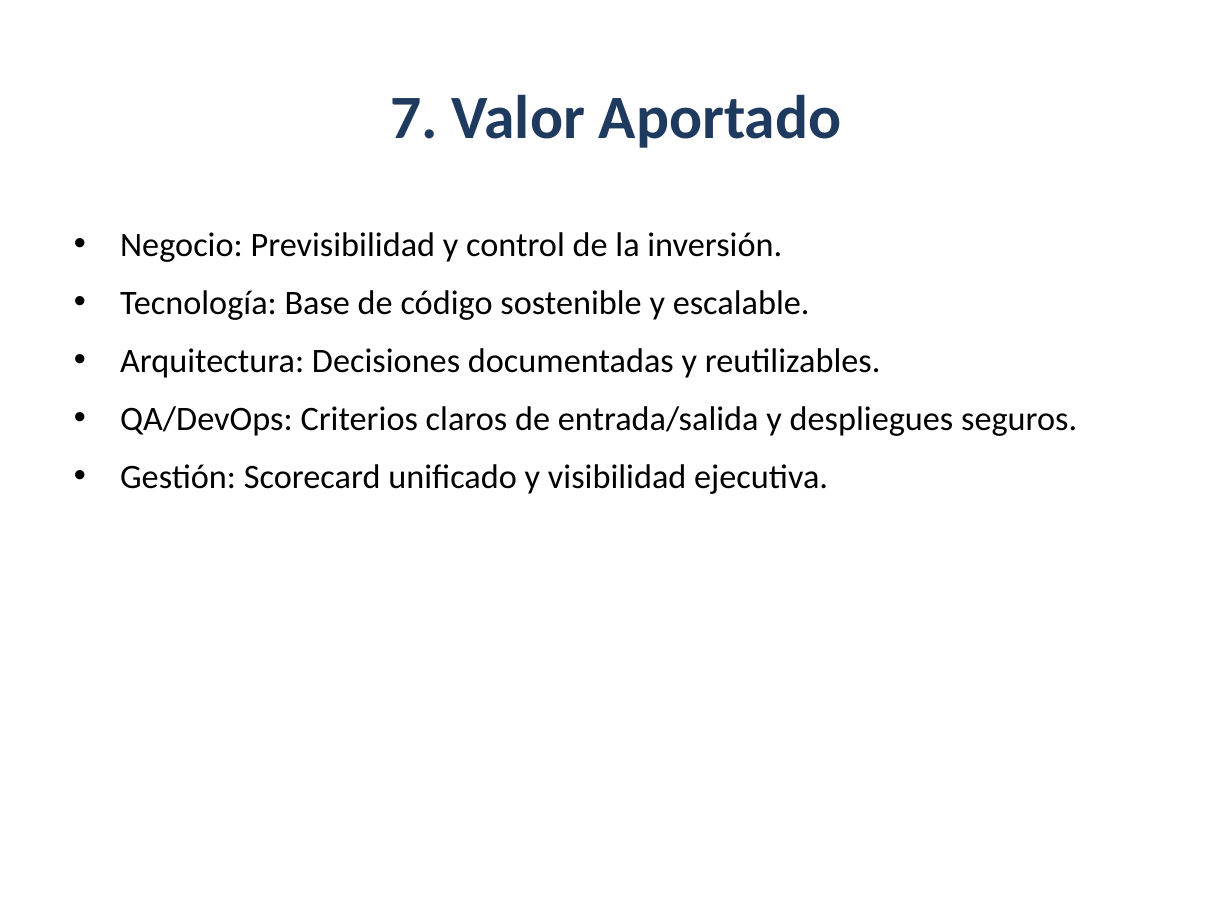
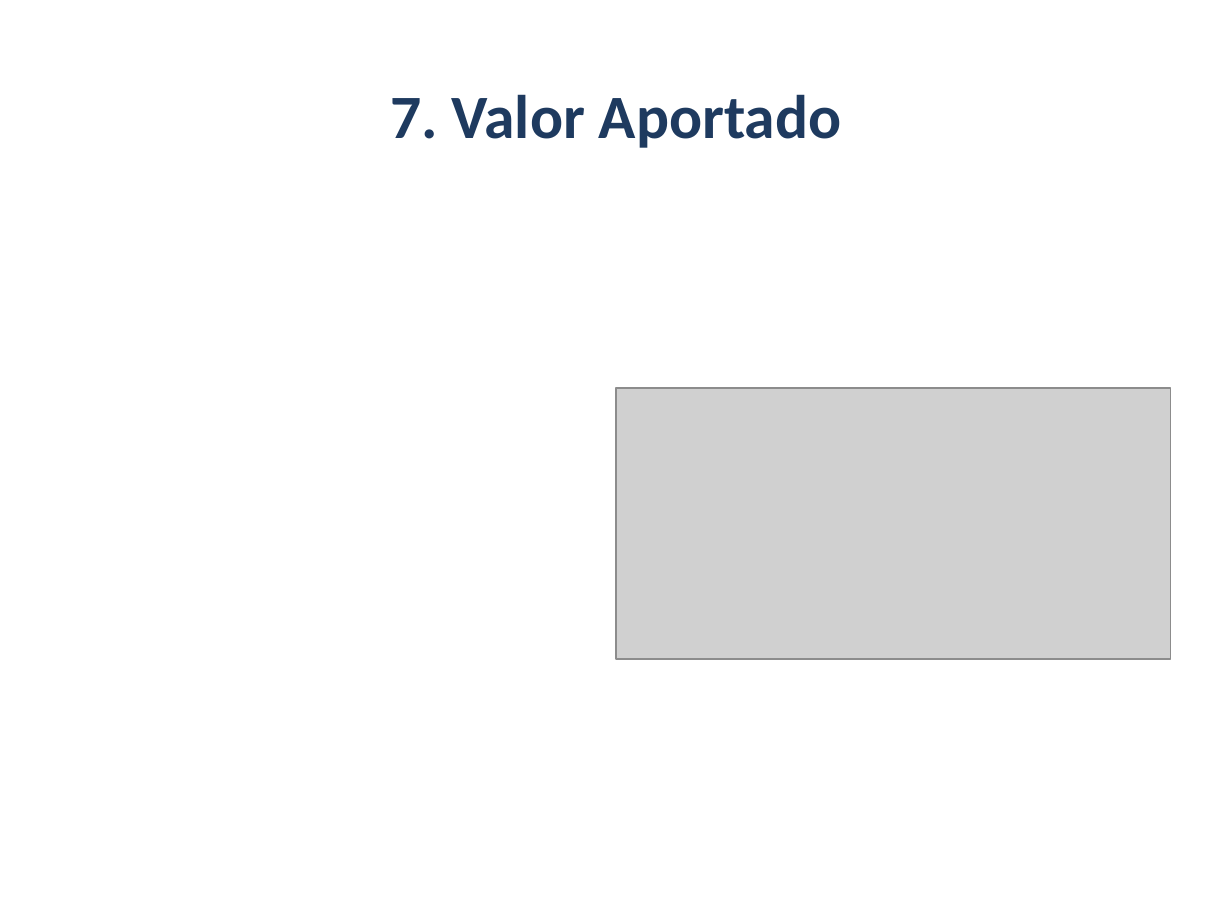
Before and after one commit to beyondnetcode/evolith_arch32, a slide deck: slide 8 of reference/governance/sdlc/assets/evolith-sdlc-executive-deck.pptx. Drawn at 1232x924 pixels with LibreOffice and Linux fonts; fonts in the diff are those of the drawing; grey boxes stand for pictures. Boxes give left, top, right and bottom in pixels: in the first picture for what was removed or moved away, otherwise in the second. Text is boxed around its words. In the diff, an @@ line names an element or a change of style, - is before the commit and + after.

```diff
--- a/reference/governance/sdlc/assets/evolith-sdlc-executive-deck.pptx
+++ b/reference/governance/sdlc/assets/evolith-sdlc-executive-deck.pptx
@@ text removed at (120,232,1077,494) @@
-• Negocio: Previsibilidad y control de la inversión.
-• Tecnología: Base de código sostenible y escalable.
-• Arquitectura: Decisiones documentadas y reutilizables.
-• QA/DevOps: Criterios claros de entrada/salida y despliegues seguros.
-• Gestión: Scorecard unificado y visibilidad ejecutiva.
@@ picture added at (616,388,1170,659) @@
```
Also in this commit, not shown: 3 other slides changed, 1 other file.
